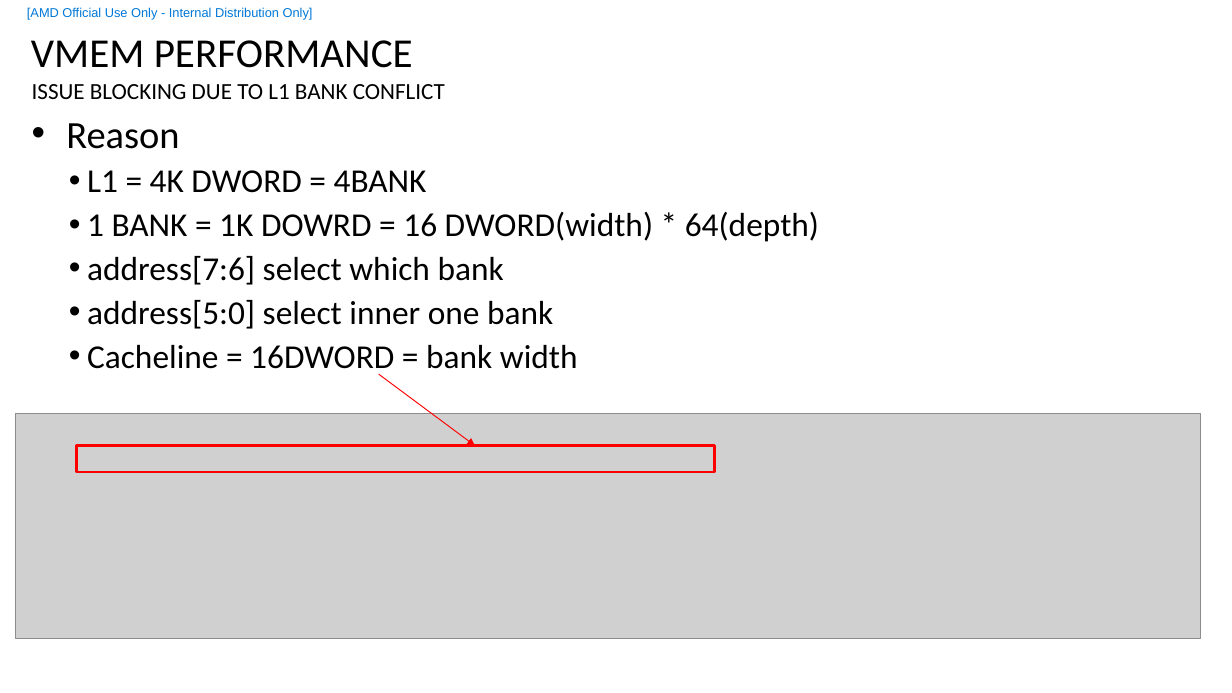
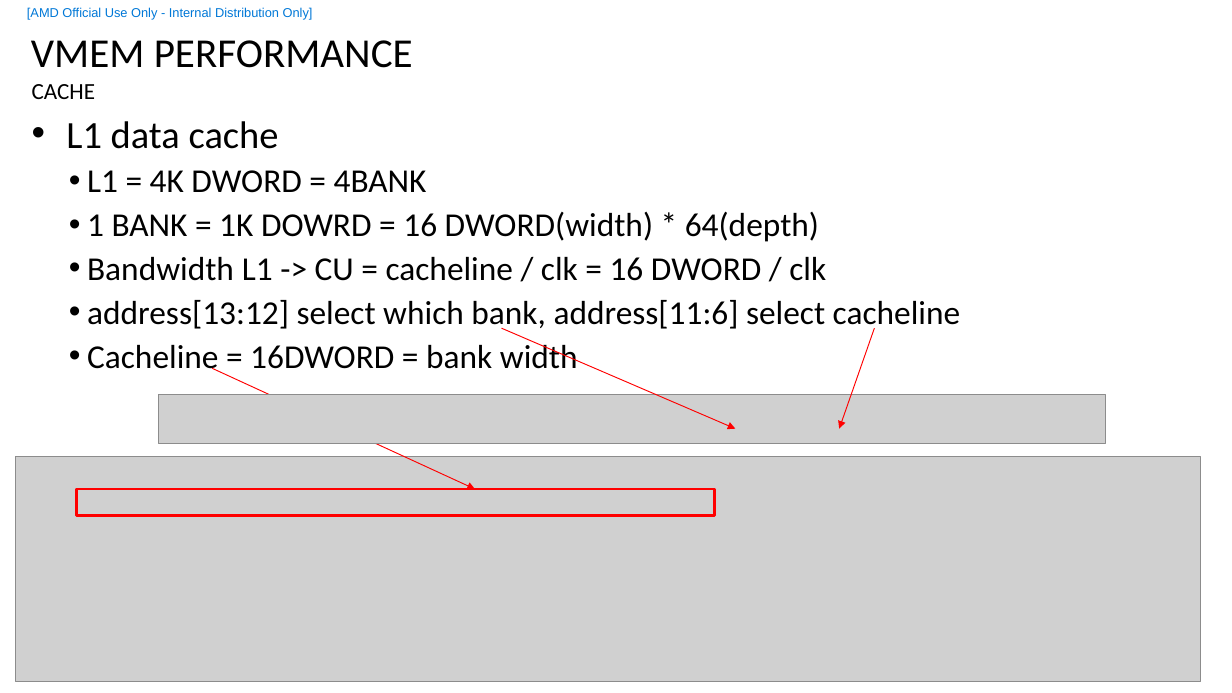
Before and after one commit to feifei14119/rocm_start_sample, a slide deck: slide 2 of vmemL1Bank/vmem_l1_bank.pptx (slide 1 before the commit). Drawn at 1232x693 pixels with LibreOffice and Linux fonts; fonts in the diff are those of the drawing; grey boxes stand for pictures; background and template pictures are left out. Boxes give left, top, right and bottom in pixels: in the first picture for what was removed or moved away, otherwise in the second. Text is boxed around its words. In the diff, an @@ line names an element or a change of style, - is before the commit and + after.

Commit message:
ppt

```diff
--- a/vmemL1Bank/vmem_l1_bank.pptx
+++ b/vmemL1Bank/vmem_l1_bank.pptx
@@ text at (x1=32, y1=84, x2=95, y2=99): text changed @@
-ISSUE BLOCKING DUE TO L1 BANK CONFLICT
+CACHE
@@ text at (x1=66, y1=121, x2=279, y2=149): text changed @@
-• Reason
+• L1 data cache
@@ text at (x1=87, y1=257, x2=960, y2=333): text changed @@
-  • address[7:6] select which bank
-  • address[5:0] select inner one bank
+  • Bandwidth L1 -> CU = cacheline / clk = 16 DWORD / clk
+  • address[13:12] select which bank, address[11:6] select cacheline
@@ arrow added from (502, 328) to (736, 429), #FF0000 0.75 pt @@
@@ arrow added from (874, 328) to (839, 429), #FF0000 0.75 pt @@
@@ arrow moved from (379, 374) - (475, 445) to (213, 369) - (475, 489) @@
@@ picture added at (x1=159, y1=395, x2=1105, y2=444) @@
@@ picture moved from (x1=16, y1=413, x2=1201, y2=639) to (x1=16, y1=457, x2=1201, y2=682) @@
@@ rectangle moved from (x1=77, y1=445, x2=714, y2=471) to (x1=77, y1=489, x2=714, y2=515) @@
@@ page number at (x1=30, y1=681, x2=36, y2=683): text changed @@
-1
+2
```
Also in this commit, not shown: 3 other slides changed, 10 slides added, 16 other files.
